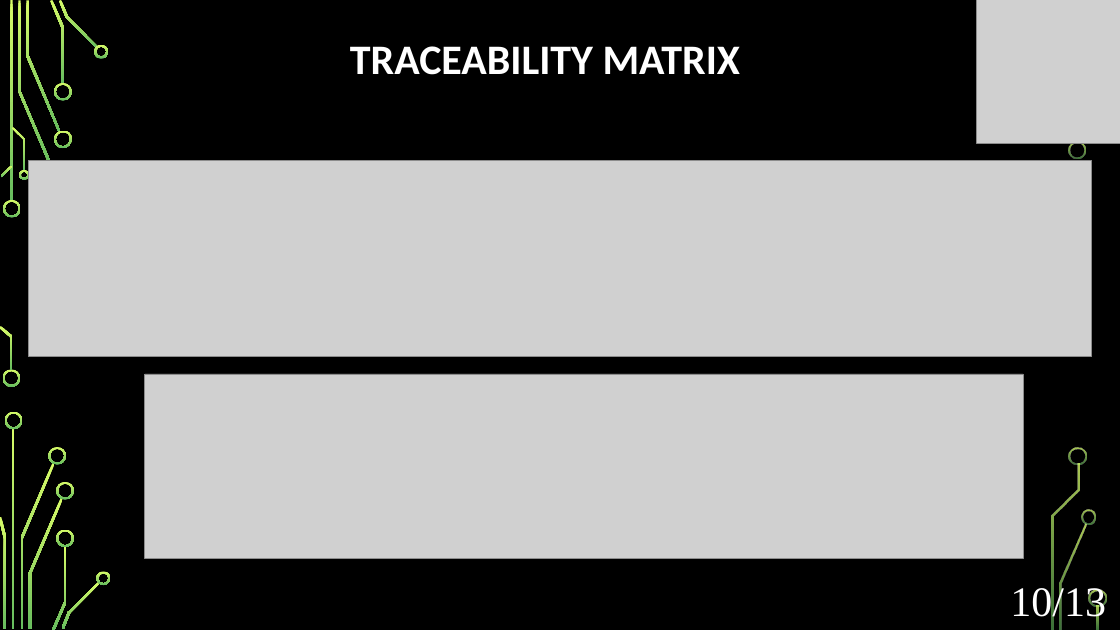
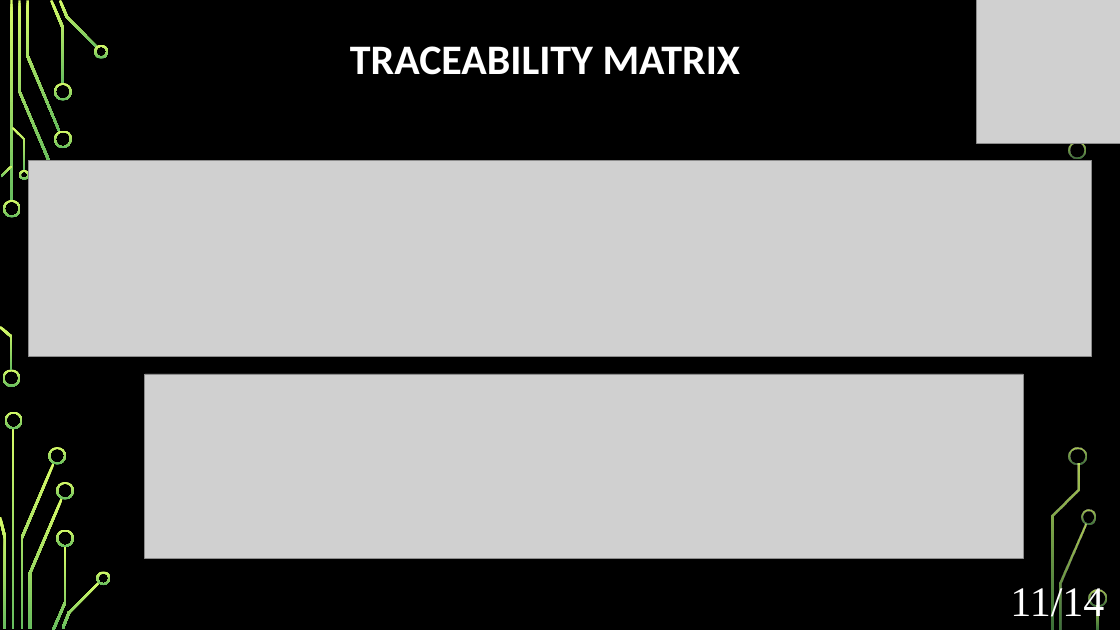
Before and after one commit to Dmitrii-Bykov-ISPO/PM-04, a slide deck: slide 11 of PM-04-main/documents/MDK.pptx (slide 10 before the commit). Drawn at 1120x630 pixels with LibreOffice and Linux fonts; fonts in the diff are those of the drawing; grey boxes stand for pictures; background and template pictures are left out. Boxes give left, top, right and bottom in pixels: in the first picture for what was removed or moved away, otherwise in the second. Text is boxed around its words. In the diff, an @@ line names an element or a change of style, - is before the commit and + after.

```diff
--- a/PM-04-main/documents/MDK.pptx
+++ b/PM-04-main/documents/MDK.pptx
@@ text at bbox=[1010, 583, 1104, 624]: text changed @@
-10/13
+11/14
```
Also in this commit, not shown: 11 other slides changed, 1 slide added.
